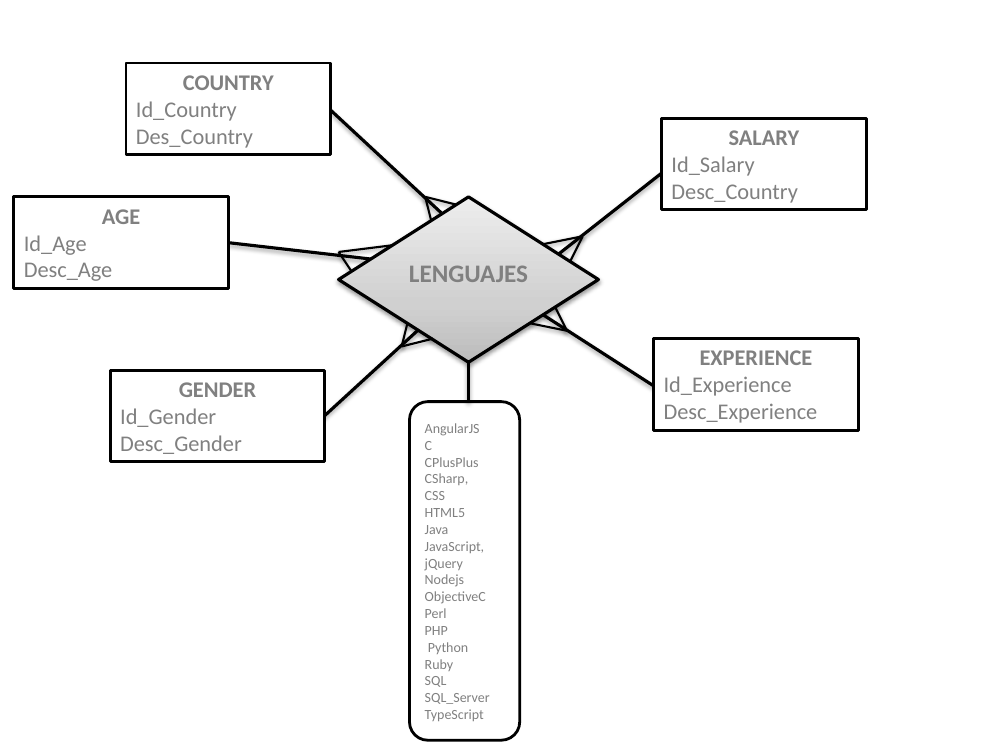
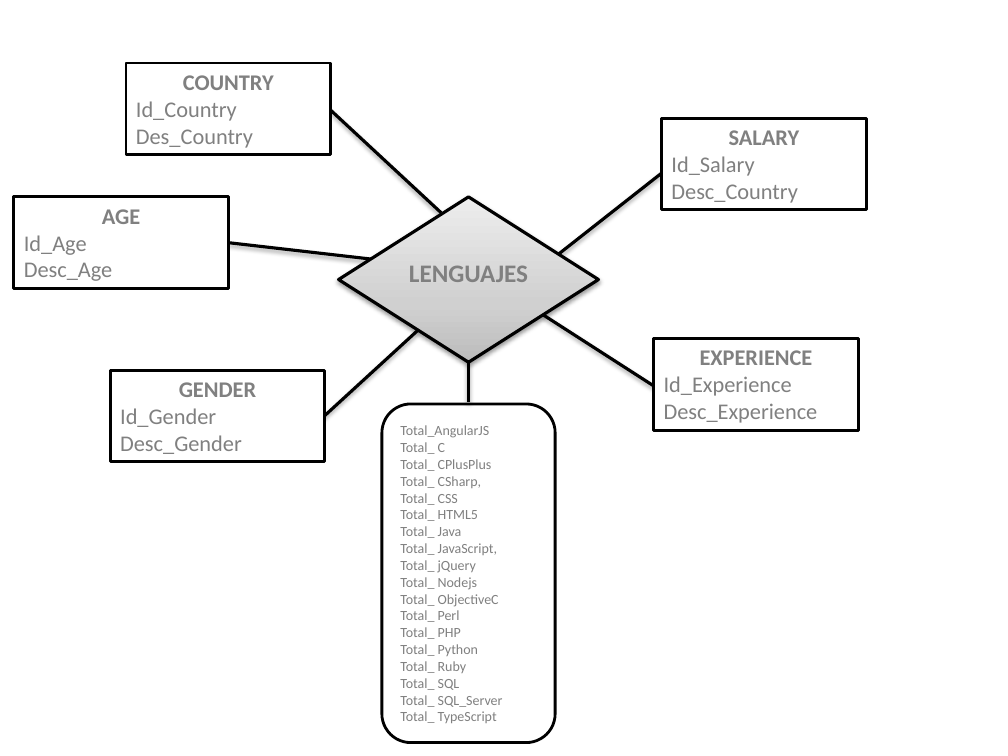
Before and after one commit to efvillar/Trabajo_Final_Bases_Datos, a slide deck: slide 2 of img/Notacion.pptx. Drawn at 1008x756 pixels with LibreOffice and Linux fonts; fonts in the diff are those of the drawing. Boxes give left, top, right and bottom in pixels: in the first picture for what was removed or moved away, otherwise in the second. Text is boxed around its words. In the diff, an @@ line names an element or a change of style, - is before the commit and + after.

```diff
--- a/img/Notacion.pptx
+++ b/img/Notacion.pptx
@@ line removed from (433, 229) to (425, 197) @@
@@ line removed from (457, 205) to (425, 197) @@
@@ line removed from (543, 244) to (583, 236) @@
@@ line removed from (568, 268) to (583, 236) @@
@@ line removed from (339, 252) to (355, 275) @@
@@ line removed from (339, 252) to (401, 244) @@
@@ line removed from (551, 299) to (568, 331) @@
@@ line removed from (409, 314) to (401, 347) @@
@@ line removed from (527, 323) to (568, 331) @@
@@ line removed from (401, 347) to (433, 339) @@
@@ rounded rectangle "Total_AngularJS": place and size @@
-rounded rectangle "Total_AngularJS" at <box>409,401,519,740</box>
+rounded rectangle "Total_AngularJS" at <box>382,404,555,743</box>
@@ text in rounded rectangle at <box>400,425,503,723</box>: text changed @@
-AngularJS
-C
-CPlusPlus
-CSharp,
-CSS
-HTML5
-Java
-JavaScript,
-jQuery
-Nodejs
-ObjectiveC
-Perl
-PHP
-Python
-Ruby
-SQL
-SQL_Server
-TypeScript
+Total_AngularJS
+Total_ C
+Total_ CPlusPlus
+Total_ CSharp,
+Total_ CSS
+Total_ HTML5
+Total_ Java
+Total_ JavaScript,
+Total_ jQuery
+Total_ Nodejs
+Total_ ObjectiveC
+Total_ Perl
+Total_ PHP
+Total_ Python
+Total_ Ruby
+Total_ SQL
+Total_ SQL_Server
+Total_ TypeScript
```
Also in this commit, not shown: 1 other slide changed, 4 other files.
